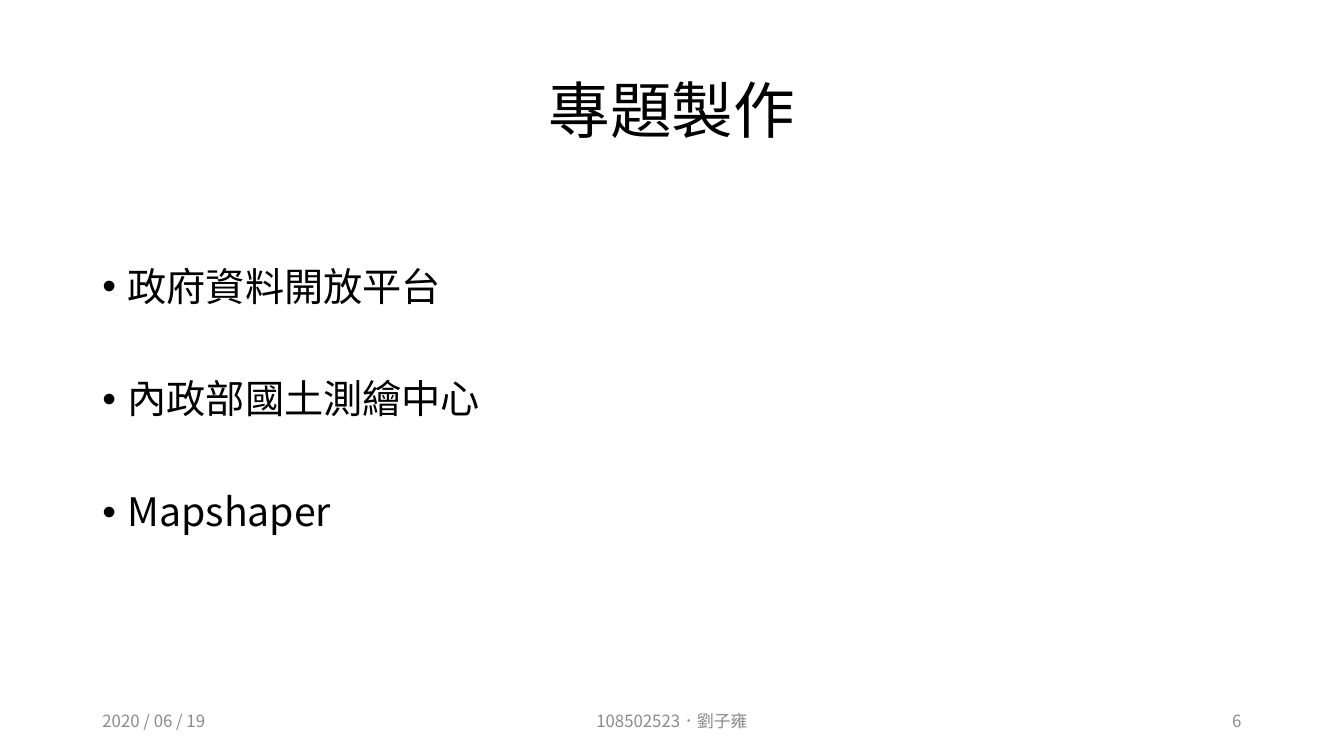
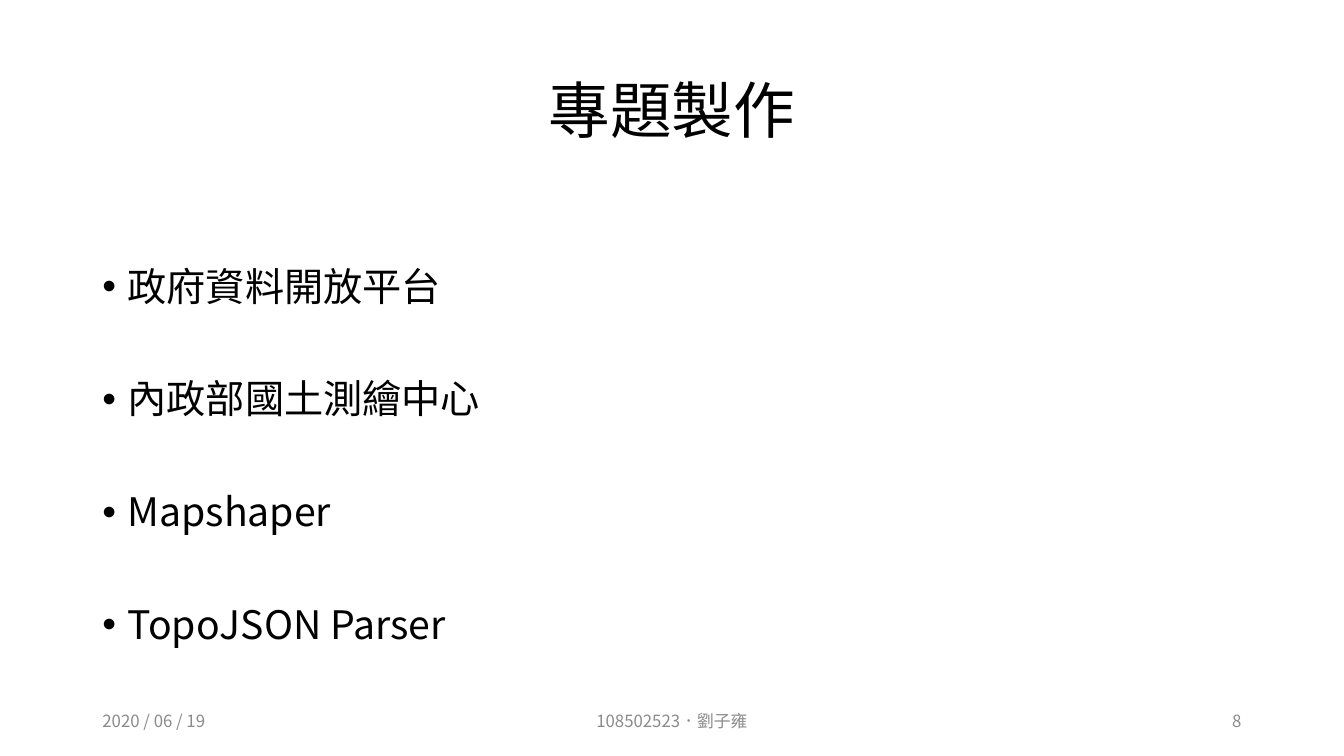
Before and after one commit to Mibudin/ncu_programming_final_project, a slide deck: slide 9 of 說明簡報.pptx (slide 7 before the commit). Drawn at 1344x756 pixels with LibreOffice and Linux fonts; fonts in the diff are those of the drawing. Boxes give left, top, right and bottom in pixels: in the first picture for what was removed or moved away, otherwise in the second. Text is boxed around its words. In the diff, an @@ line names an element or a change of style, - is before the commit and + after.

```diff
--- a/說明簡報.pptx
+++ b/說明簡報.pptx
@@ text at <box>128,609,445,648</box>: paragraph added @@
+• TopoJSON Parser
@@ page number at <box>1232,714,1241,727</box>: text changed @@
-6
+8
```
Also in this commit, not shown: 3 slides added, 4 other files.
